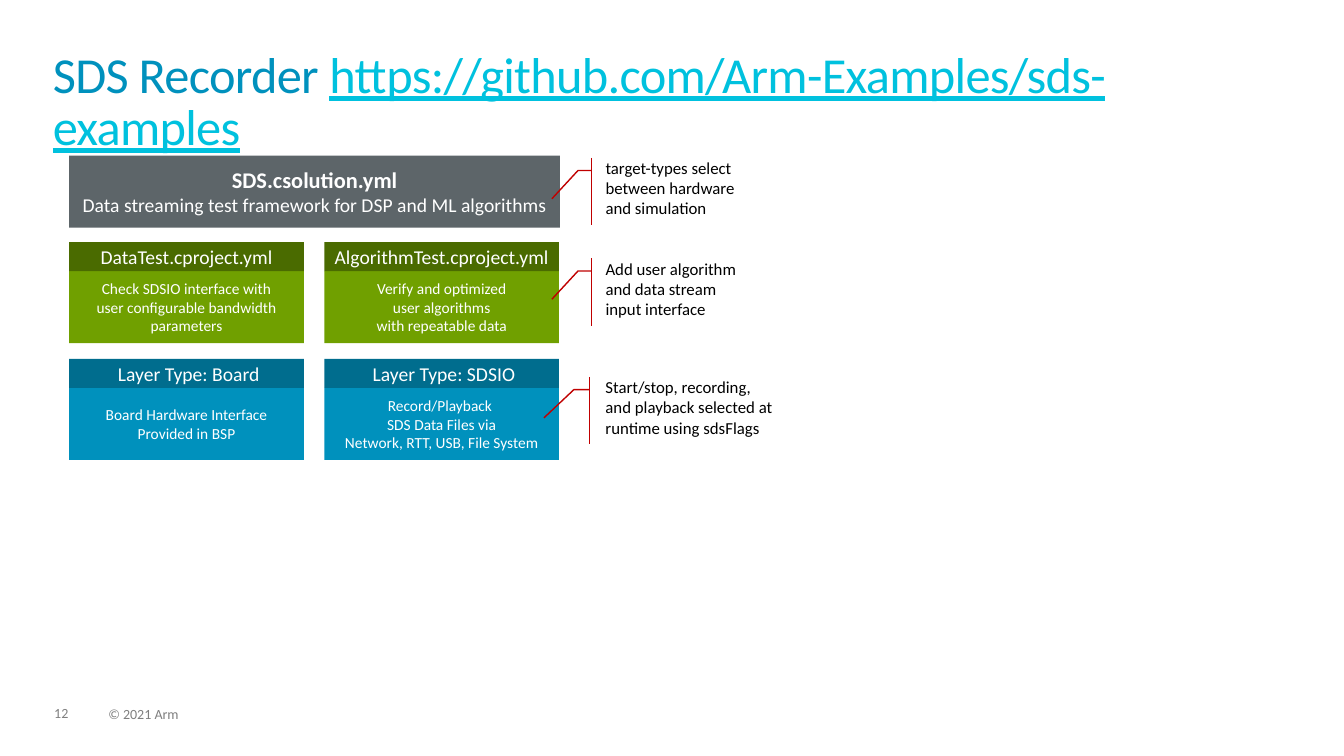
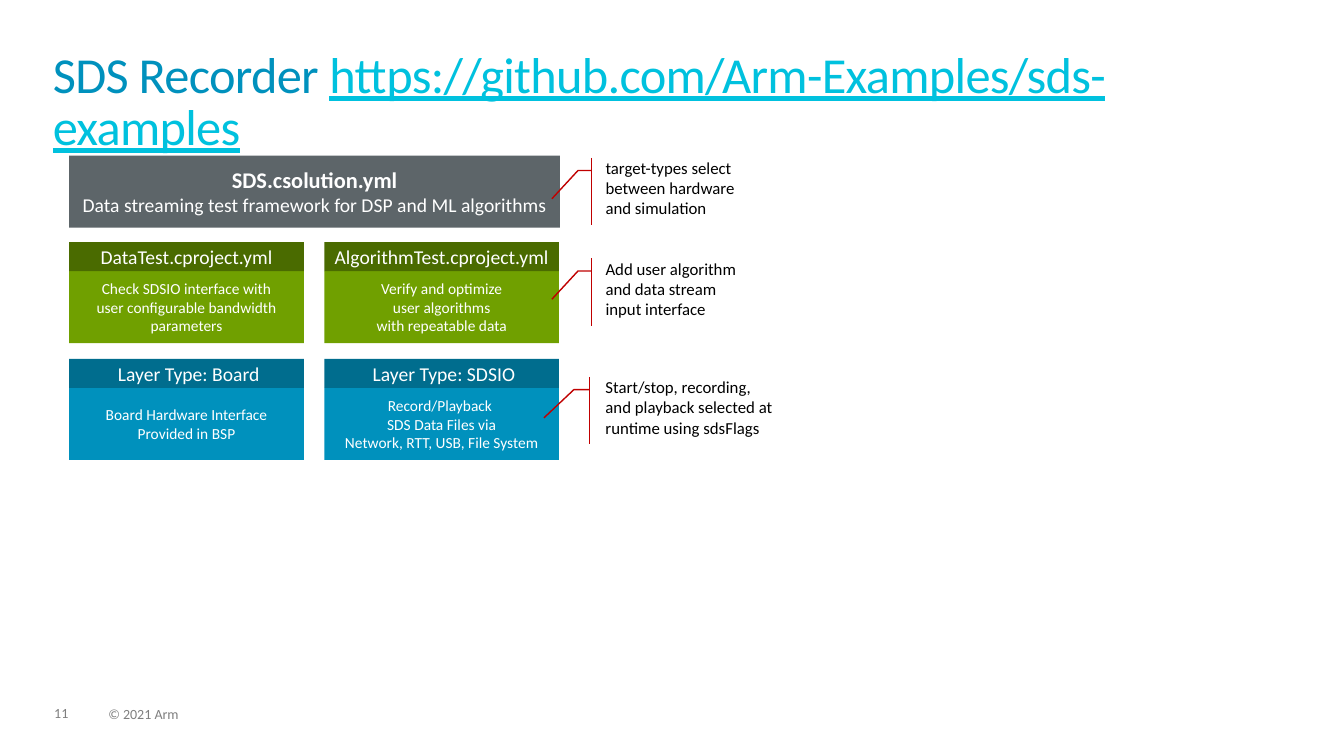
Before and after one commit to ARM-software/SDS-Framework, a slide deck: slide 11 of documentation/images/overview.pptx (slide 12 before the commit). Drawn at 1344x756 pixels with LibreOffice and Linux fonts; fonts in the diff are those of the drawing. Boxes give left, top, right and bottom in pixels: in the first picture for what was removed or moved away, otherwise in the second. Text is boxed around its words. In the diff, an @@ line names an element or a change of style, - is before the commit and + after.

```diff
--- a/documentation/images/overview.pptx
+++ b/documentation/images/overview.pptx
@@ text in rectangle at [377,283,507,334]: text changed @@
-Verify and optimized
-user algorithms
-with repeatable data
+Verify and optimize
+user algorithms
+with repeatable data
@@ page number at [54,709,68,718]: text changed @@
-12
+11
```
Also in this commit, not shown: 13 other slides changed, 1 slide removed.
